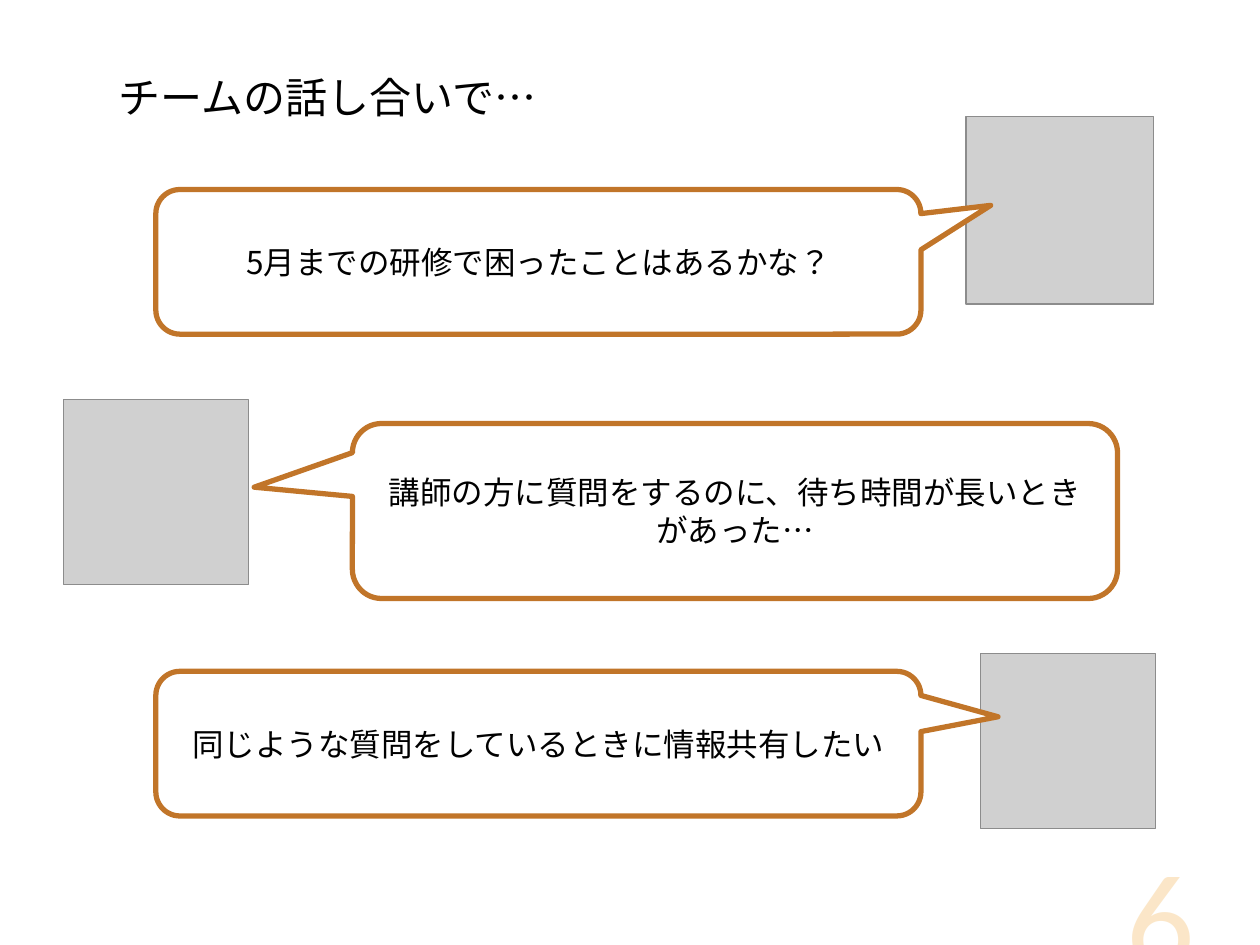
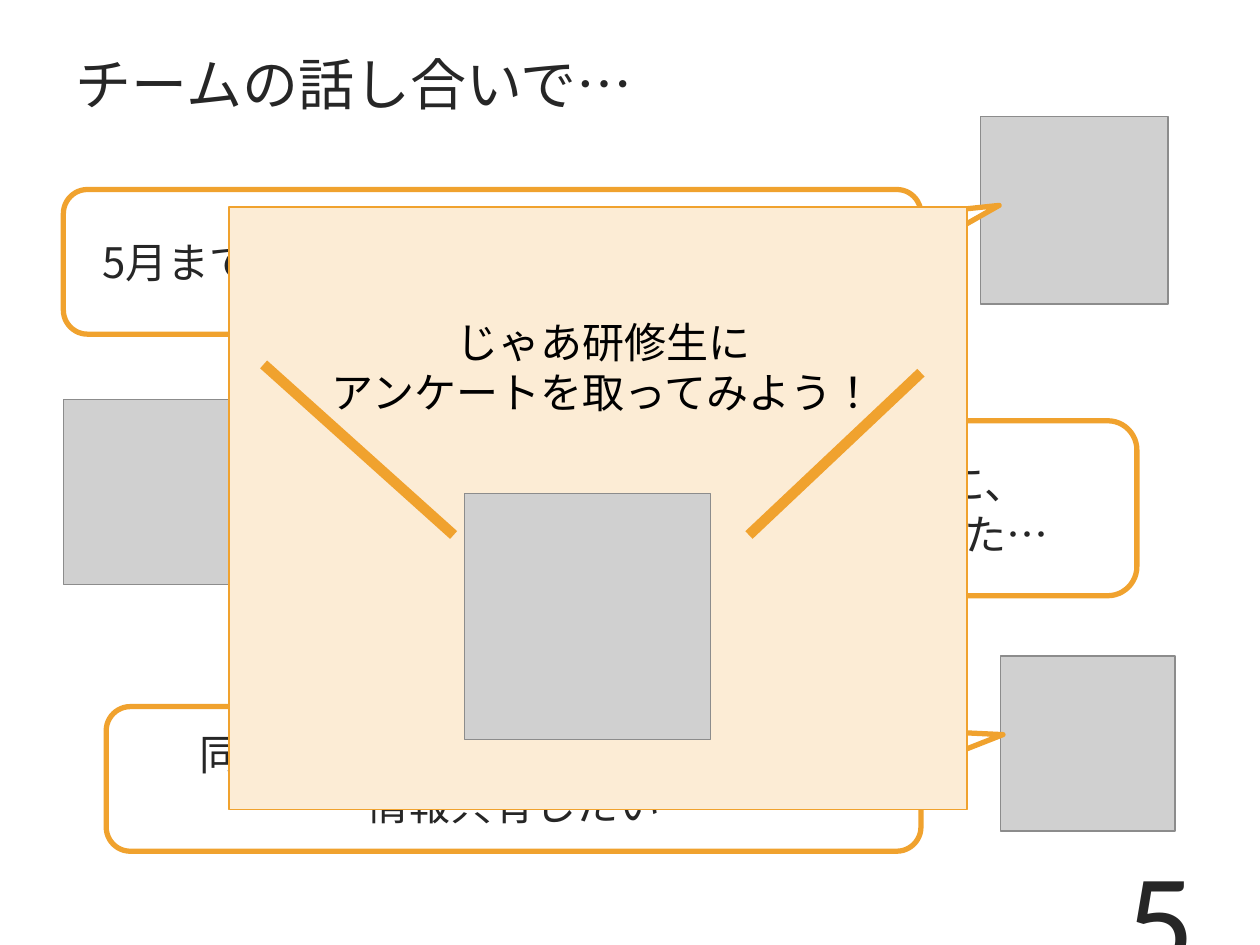
Before and after one commit to DOJO-2021/D-2, a slide deck: slide 5 of documents/プレゼン/Knowledge Holder_清書版.pptx (slide 6 before the commit). Drawn at 1260x945 pixels with LibreOffice and Linux fonts; fonts in the diff are those of the drawing; grey boxes stand for pictures. Boxes give left, top, right and bottom in pixels: in the first picture for what was removed or moved away, otherwise in the second. Text is boxed around its words. In the diff, an @@ line names an element or a change of style, - is before the commit and + after.

Commit message:
#128

```diff
--- a/documents/プレゼン/Knowledge Holder_清書版.pptx
+++ b/documents/プレゼン/Knowledge Holder_清書版.pptx
@@ text "チームの話し合いで…": place and size @@
-text "チームの話し合いで…" at (119,77,536,117)
+text "チームの話し合いで…" at (76,58,633,110)
@@ text "チームの話し合いで…" at (76,58,633,110): size 24 to 32 pt, text colour #000000 to #262626 @@
@@ picture: place and size @@
-picture at (966,116,1154,304)
+picture at (980,116,1168,304)
@@ rounded speech box "5月までの研修で困ったことはあるかな？": place and size @@
-rounded speech box "5月までの研修で困ったことはあるかな？" at (156,189,921,334)
+rounded speech box "5月までの研修で困ったことはあるかな？" at (63,189,921,334)
@@ rounded speech box "5月までの研修で困ったことはあるかな？" at (63,189,921,334): size 18 to 24 pt, text colour #000000 to #262626; outline #C17529 3 pt to #F0A22E 3 pt @@
@@ rectangle added at (229,208,968,810), fill #FCECD5, outline #F0A22E 1 pt @@
@@ text added at (332,322,874,419), 24 pt, text #000000 @@
+じゃあ研修生に
+アンケートを取ってみよう！
@@ line added from (263, 364) to (454, 536), #F0A22E 6 pt @@
@@ line added from (921, 373) to (748, 536), #F0A22E 6 pt @@
@@ rounded speech box "講師の方に質問をするのに、": place and size @@
-rounded speech box "講師の方に質問をするのに、" at (353,423,1118,598)
+rounded speech box "講師の方に質問をするのに、" at (372,421,1137,596)
@@ rounded speech box "講師の方に質問をするのに、" at (372,421,1137,596): outline #C17529 3 pt to #F0A22E 3 pt; proportions changed @@
@@ text in rounded speech box at (460,457,1048,560): text changed; size 18 to 24 pt; text colour #000000 to #262626 @@
-講師の方に質問をするのに、待ち時間が長いときがあった…
+講師の方に質問をするのに、
+待ち時間が長いときがあった…
@@ picture added at (465,494,711,740) @@
@@ picture: place and size @@
-picture at (980,654,1155,829)
+picture at (1000,656,1176,832)
@@ rounded speech box "同じような質問をしているときに" at (106,707,921,852): outline #C17529 3 pt to #F0A22E 3 pt; proportions changed @@
@@ rounded speech box "同じような質問をしているときに": place and size @@
-rounded speech box "同じような質問をしているときに" at (156,672,921,816)
+rounded speech box "同じような質問をしているときに" at (106,707,921,852)
@@ text in rounded speech box at (199,728,828,831): text changed; size 18 to 24 pt; text colour #000000 to #262626 @@
-同じような質問をしているときに情報共有したい
+同じような質問をしているときに
+情報共有したい
@@ page number at (906,810,1208,945): text changed; text colour #F0A22E at 25% opacity to #262626 @@
-6
+5
```
Also in this commit, not shown: 15 other slides changed, 10 slides added, 5 slides removed.
